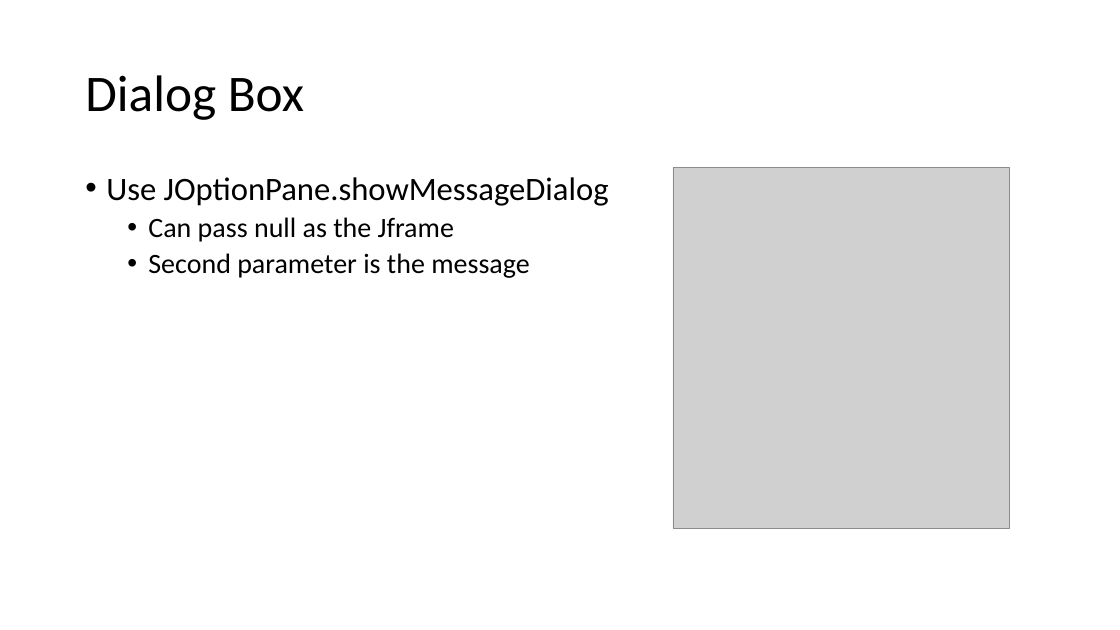
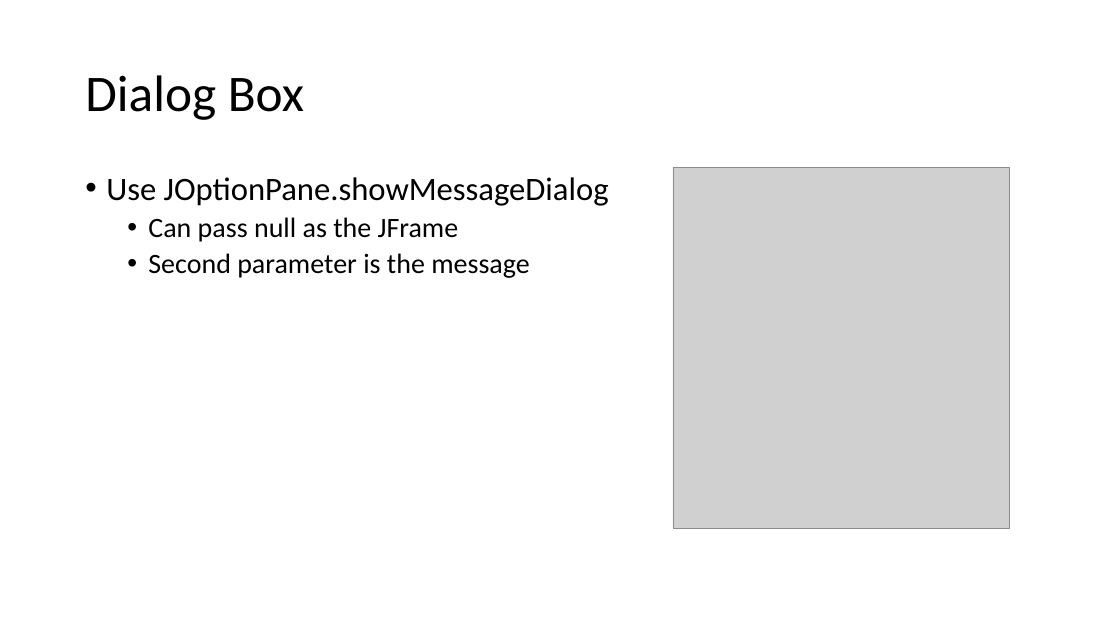
Before and after one commit to gatechgrad/JavaExamples, a slide deck: slide 13 of java_for_gamedev.pptx (slide 11 before the commit). Drawn at 1120x630 pixels with LibreOffice and Linux fonts; fonts in the diff are those of the drawing; grey boxes stand for pictures; background and template pictures are left out. Boxes give left, top, right and bottom in pixels: in the first picture for what was removed or moved away, otherwise in the second. Text is boxed around its words. In the diff, an @@ line names an element or a change of style, - is before the commit and + after.

```diff
--- a/java_for_gamedev.pptx
+++ b/java_for_gamedev.pptx
@@ text at (x1=148, y1=217, x2=459, y2=242): text changed @@
-  • Can pass null as the Jframe
+  • Can pass null as the JFrame
```
Also in this commit, not shown: 6 other slides changed, 3 slides added.
